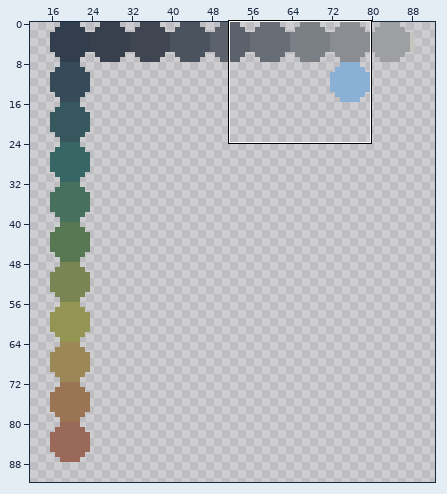
One commit to this pixel-art file: res/color_palette.ase. Above: a wide view before the commit, with the close-up outlined.
Close-up. Before the commit:
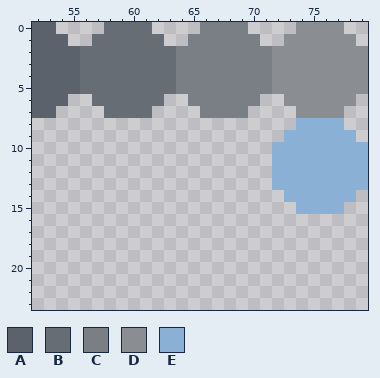
128x128 pixels, 1 frame. Shown: x 52..79, y 0..23. The wide view leaves out empty margins.
Palette (. is transparent): A #5b626b  B #666d75  C #7a7f85  D #8a8d91  E #8bb0d5
Pixels before, first column x 52:
 0 AA....BBBB....CCCC....DDDD..
 1 AAA..BBBBBB..CCCCCC..DDDDDD.
 2 AAAABBBBBBBBCCCCCCCCDDDDDDDD
 3 AAAABBBBBBBBCCCCCCCCDDDDDDDD
 4 AAAABBBBBBBBCCCCCCCCDDDDDDDD
 5 AAAABBBBBBBBCCCCCCCCDDDDDDDD
 6 AAA..BBBBBB..CCCCCC..DDDDDD.
 7 AA....BBBB....CCCC....DDDD..
 8 ......................EEEE..
 9 .....................EEEEEE.
10 ....................EEEEEEEE
11 ....................EEEEEEEE
12 ....................EEEEEEEE
13 ....................EEEEEEEE
14 .....................EEEEEE.
15 ......................EEEE..
After the commit:
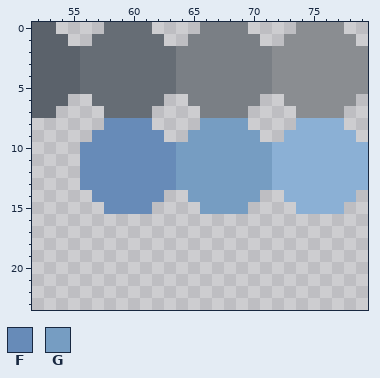
Colours new in this view: F #678bb8  G #769dc2
Change:
y 8: x 58..61 .... -> FFFF; x 66..69 .... -> GGGG
y 9: x 57..62 ...... -> FFFFFF; x 65..70 ...... -> GGGGGG
y 10..13: x 56..71 ................ -> FFFFFFFFGGGGGGGG
y 14: x 57..62 ...... -> FFFFFF; x 65..70 ...... -> GGGGGG
y 15: x 58..61 .... -> FFFF; x 66..69 .... -> GGGG
Changed places in both close-ups, as pixel boxes (x1, y1, x2, y2):
added: (80, 118, 272, 214)
